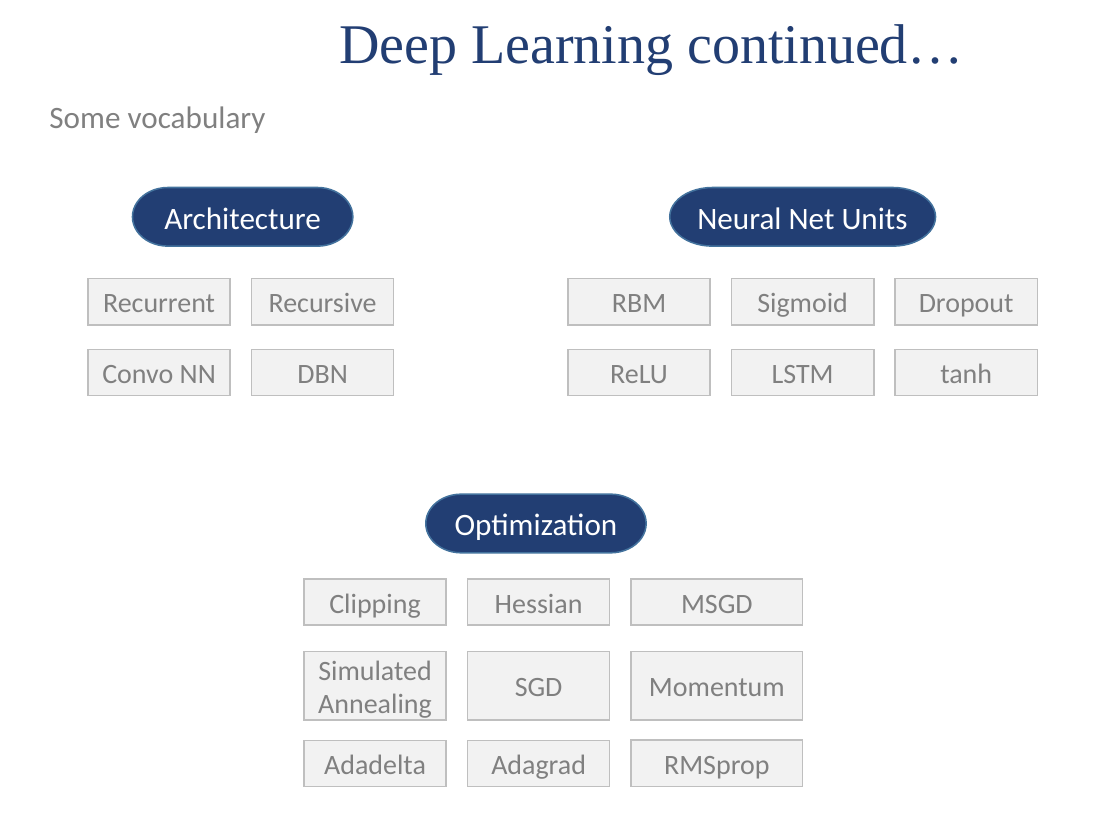
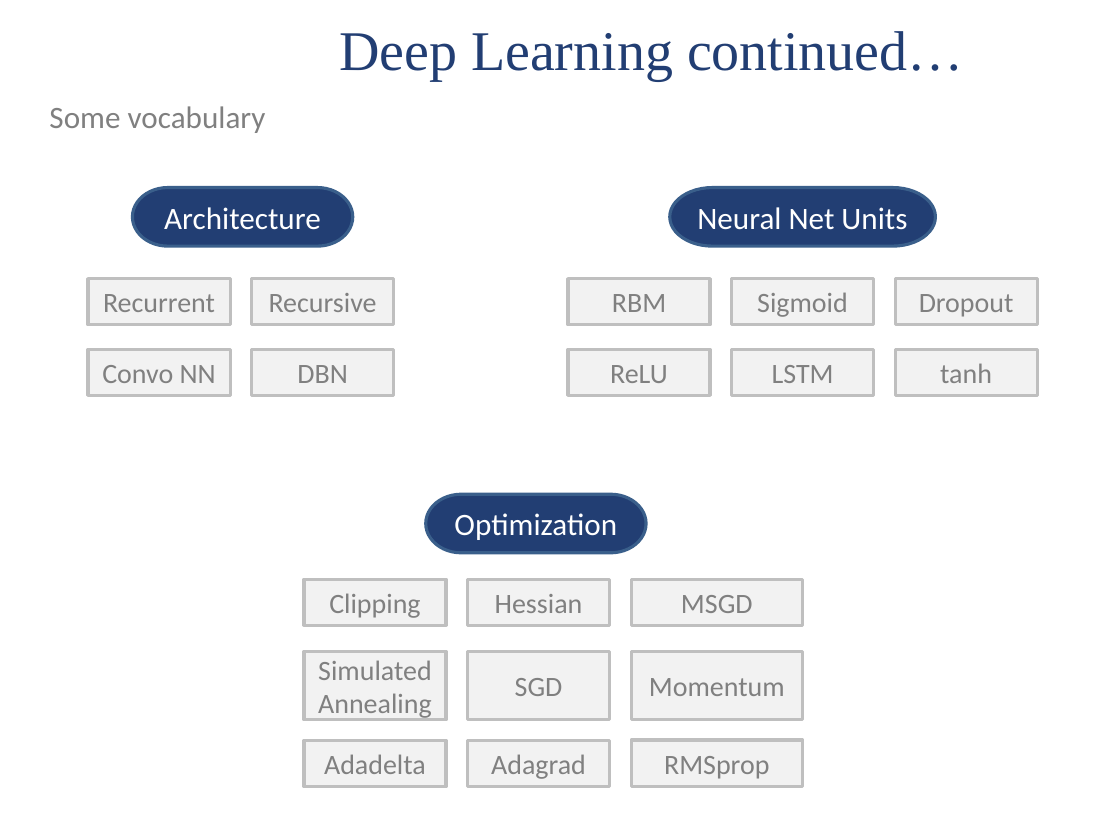
Before and after one commit to ParallelDots/Talks, a slide deck: slide 11 of Fifth_Element_Talk-Muktabh_Mayank.pptx. Drawn at 1120x840 pixels with LibreOffice and Linux fonts; fonts in the diff are those of the drawing; background and template pictures are left out. Boxes give left, top, right and bottom in pixels: in the first picture for what was removed or moved away, otherwise in the second. Text is boxed around its words. In the diff, an @@ line names an element or a change of style, - is before the commit and + after.

```diff
--- a/Fifth_Element_Talk-Muktabh_Mayank.pptx
+++ b/Fifth_Element_Talk-Muktabh_Mayank.pptx
@@ text "Deep Learning continued…" at [339, 31, 964, 81]: line spacing 0.9 to 1 @@
@@ outline #43739E 1 pt to #3A5F8C 2 pt in 3 elements at [132, 187, 353, 245], [670, 187, 935, 245], [426, 494, 646, 552] @@
@@ rectangle "Simulated Annealing" at [304, 652, 446, 720]: outline #BFBFBF 1 pt to #BFBFBF 2 pt @@
```
Also in this commit, not shown: 12 other slides changed, 1 other file.
